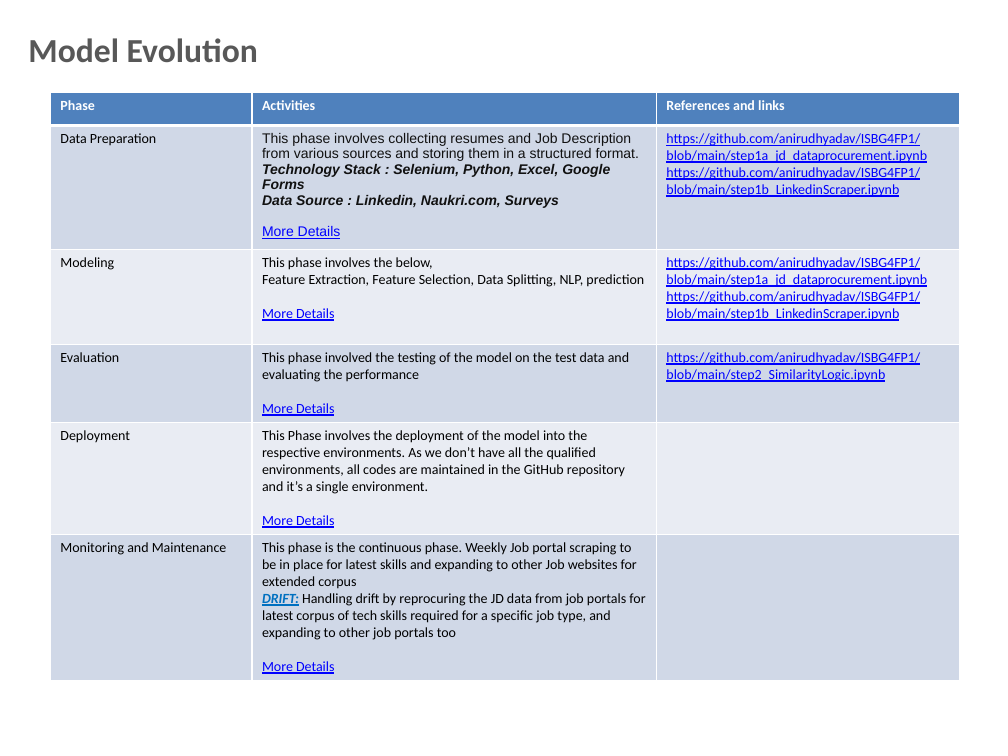
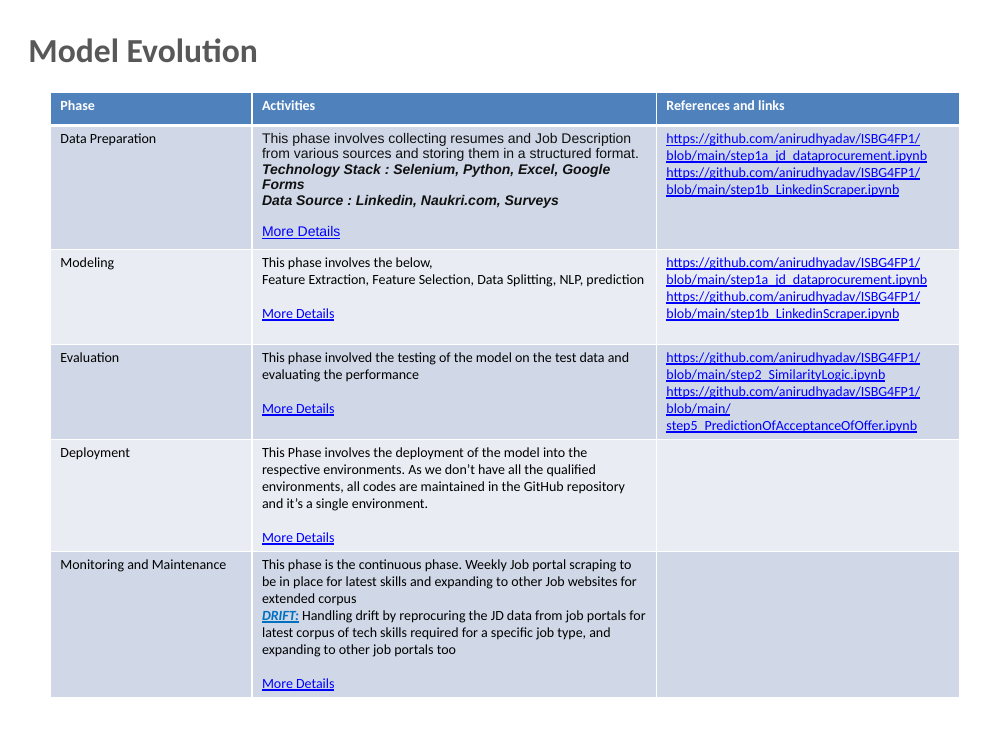
Before and after one commit to anirudhyadav/ISBG4FP1, a slide deck: slide 7 of Foundation_Project_G4__Final_Review_Trending_Jobs.pptx. Drawn at 1008x756 pixels with LibreOffice and Linux fonts; fonts in the diff are those of the drawing; background and template pictures are left out. Boxes give left, top, right and bottom in pixels: in the first picture for what was removed or moved away, otherwise in the second. Text is boxed around its words. In the diff, an @@ line names an element or a change of style, - is before the commit and + after.

```diff
--- a/Foundation_Project_G4__Final_Review_Trending_Jobs.pptx
+++ b/Foundation_Project_G4__Final_Review_Trending_Jobs.pptx
@@ table at [50, 93, 960, 695] @@
-row 4, column 3: https://github.com/anirudhyadav/ISBG4FP1/blob/main/step2_SimilarityLogic.ipynb
+row 4, column 3: https://github.com/anirudhyadav/ISBG4FP1/blob/main/step2_SimilarityLogic.ipynb / https://github.com/anirudhyadav/ISBG4FP1/blob/main/step5_PredictionOfAcceptanceOfOffer.ipynb
```
Also in this commit, not shown: 1 other slide changed, 1 other file.
